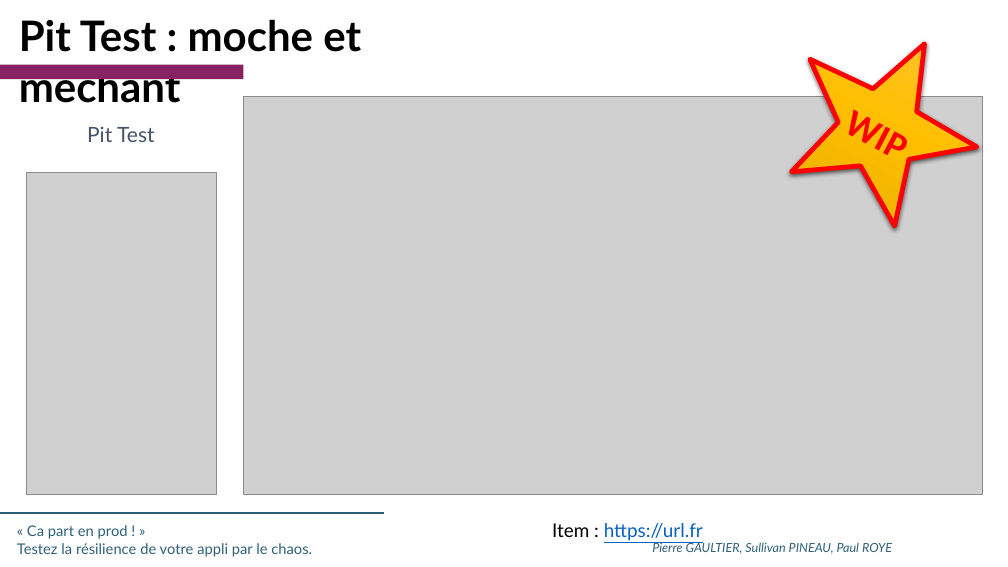
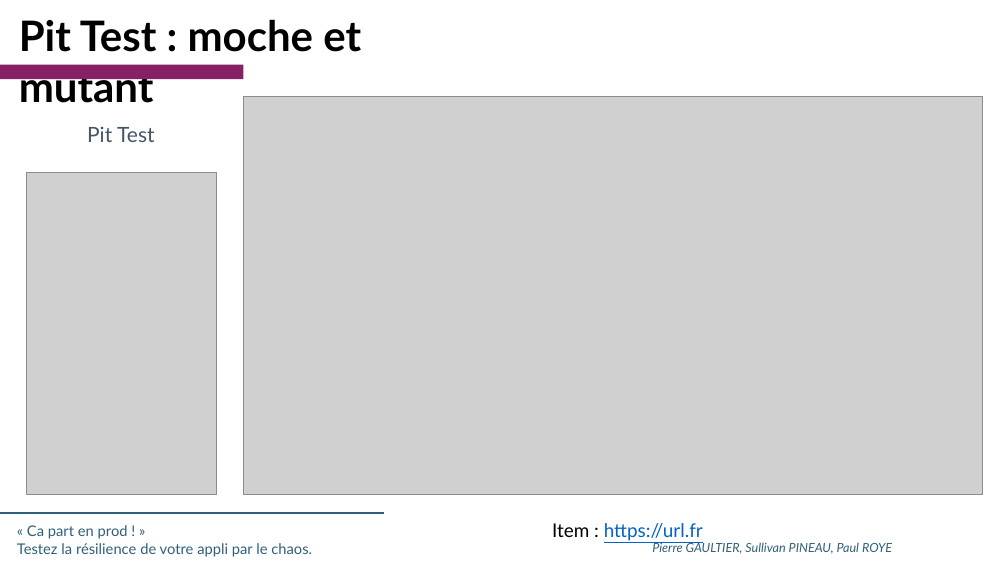
Before and after one commit to SII-Codelab-Chaos/Codelab-Chaos-TP, a slide deck: slide 15 of Hands-On -Chaos - SLIDES.pptx (slide 13 before the commit). Drawn at 1008x567 pixels with LibreOffice and Linux fonts; fonts in the diff are those of the drawing; grey boxes stand for pictures; background and template pictures are left out. Boxes give left, top, right and bottom in pixels: in the first picture for what was removed or moved away, otherwise in the second. Text is boxed around its words. In the diff, an @@ line names an element or a change of style, - is before the commit and + after.

```diff
--- a/Hands-On -Chaos - SLIDES.pptx
+++ b/Hands-On -Chaos - SLIDES.pptx
@@ text at [19, 19, 361, 110]: text changed @@
-Pit Test : moche et méchant
+Pit Test : moche et mutant
@@ star removed at [759, 0, 1008, 243] @@
-WIP
```
Also in this commit, not shown: 4 other slides changed, 3 slides added, 1 slide removed.
